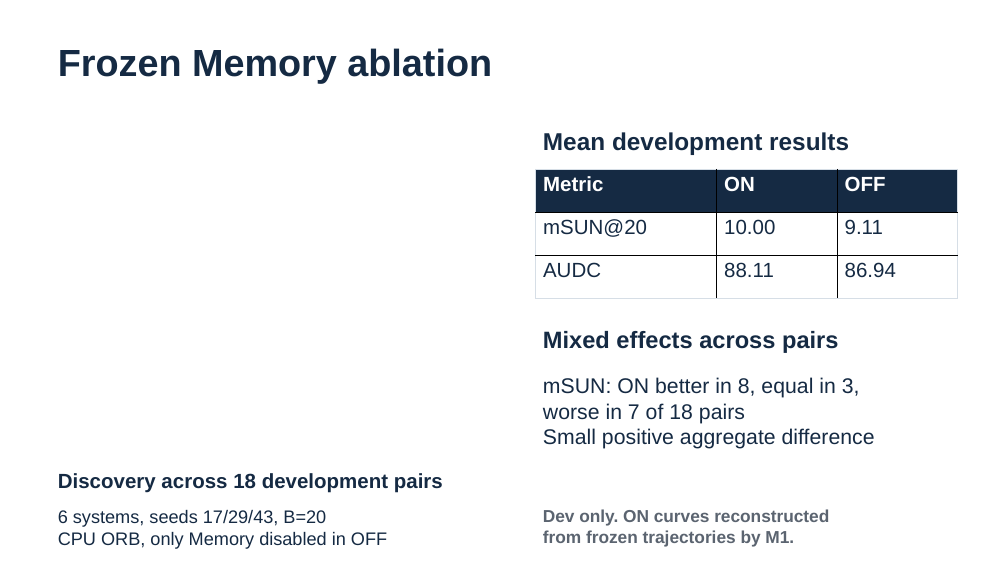
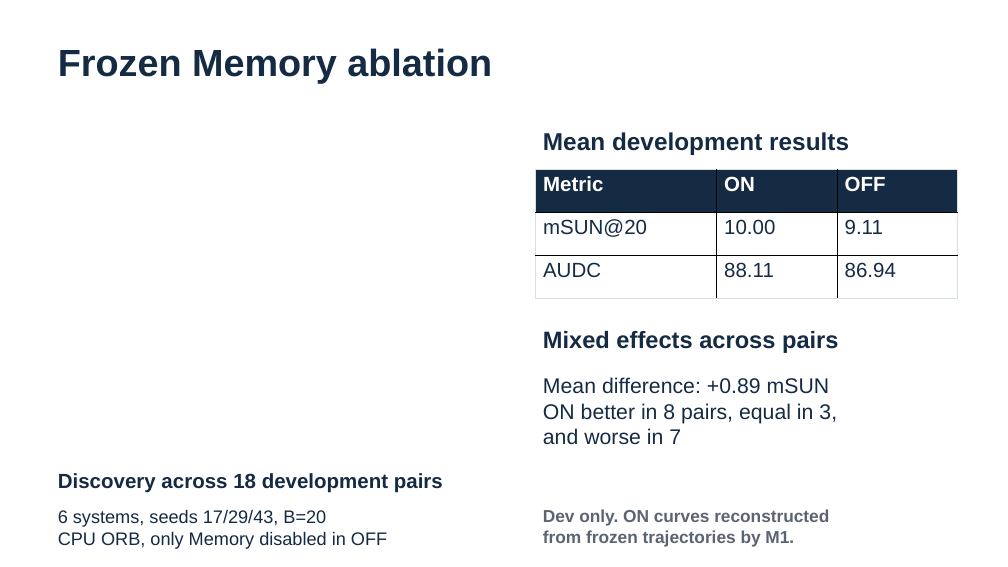
Before and after one commit to raymondtu1230-sudo/Group-Project-6-Auto-Research-for-Materials-Discovery, a slide deck: slide 2 of M4/report/M4_Frozen_Memory_Results.pptx. Drawn at 1008x567 pixels with LibreOffice and Linux fonts; fonts in the diff are those of the drawing. Boxes give left, top, right and bottom in pixels: in the first picture for what was removed or moved away, otherwise in the second. Text is boxed around its words. In the diff, an @@ line names an element or a change of style, - is before the commit and + after.

```diff
--- a/M4/report/M4_Frozen_Memory_Results.pptx
+++ b/M4/report/M4_Frozen_Memory_Results.pptx
@@ text at [543,377,837,445]: text changed @@
-mSUN: ON better in 8, equal in 3,
-worse in 7 of 18 pairs
-Small positive aggregate difference
+Mean difference: +0.89 mSUN
+ON better in 8 pairs, equal in 3,
+and worse in 7
```
Also in this commit, not shown: 1 other slide changed, 3 other files.
